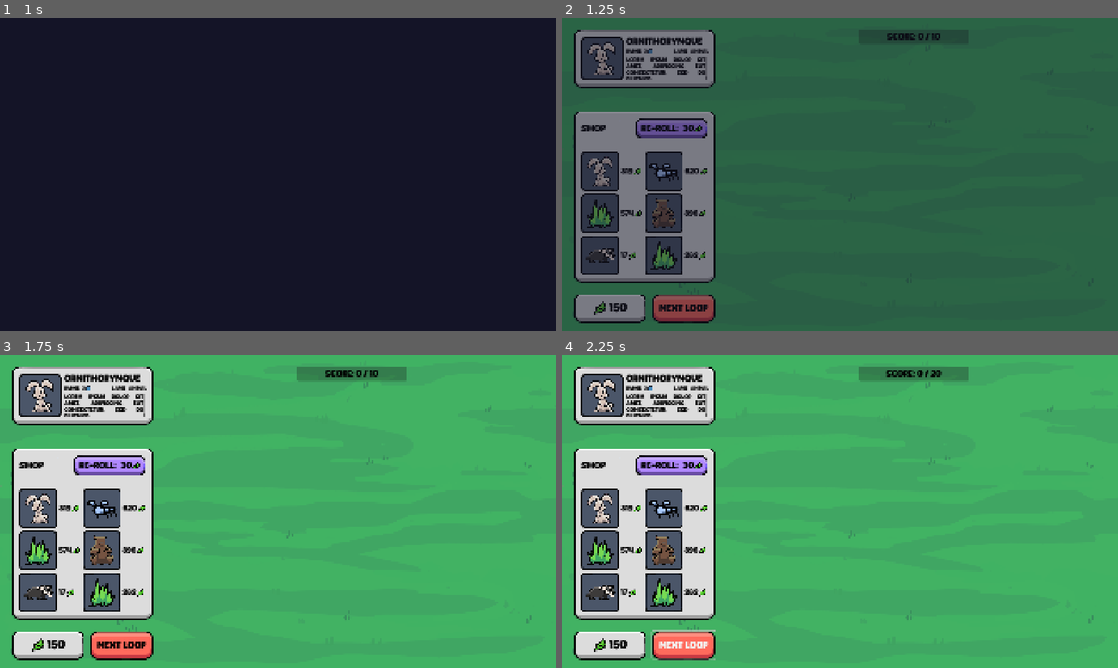
Above: before the commit, frames 1-4 (two rows, left to right).
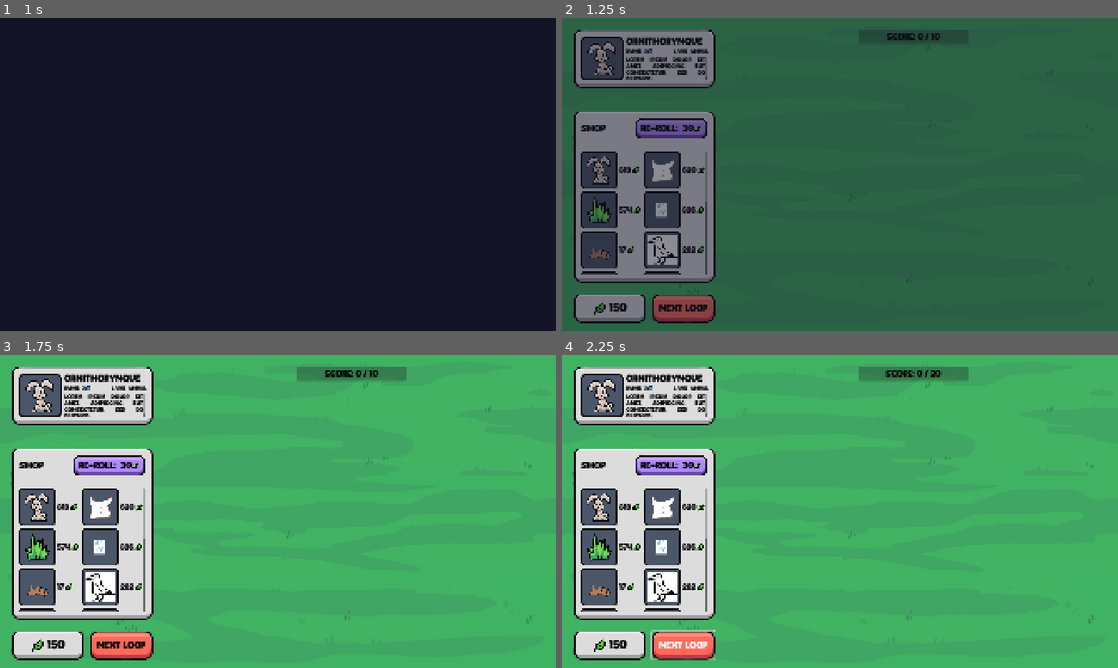
Above: after the commit, the same moments.

Repository: elliotfontaine/gmtk-2025-submission
Game: Godot game, scene res://scenes/main_menu.tscn
Two runs of this game, one before a commit and one after it. Both use one fixed random seed, a clock stepped at 60 frames per second and the inputs below. The engine's default icon, where the game draws it, is replaced by a stand-in: a white triangle on a blue panel in a dark square.
Inputs:
- Up to frame 1 (1 s): click "play." at 0.5 s
- Up to frame 2 (1.25 s): no input
- Up to frame 3 (1.75 s): click "Next Loop" at 1.25 s
- Up to frame 4 (2.25 s): click "Next Loop" at 2 s

Frame 1 is identical in both runs. In frame 2, 3.9% of the frame differs, in the area x 3-28%, y 4-97%; in frame 3, 4.4%; in frame 4, 4.4%, in the area x 3-69%, y 4-98%.

Commit message:
fix: outside creative mode, use the inspector to set the 6 shop items

Diff:
--- a/scenes/ui/shop_panel.gd
+++ b/scenes/ui/shop_panel.gd
@@ -13,11 +13,13 @@
 const ITEM_SCENE := preload("res://scenes/ui/shop_item.tscn")
 
 func _ready() -> void:
-	clear_items()
-	#if creative:
-		#populate_creative_shop()
-	for id in [Constants.SPECIES.BUNNY,Constants.SPECIES.ANT,Constants.SPECIES.GRASS,Constants.SPECIES.TIGER,Constants.SPECIES.BADGER,Constants.SPECIES.GRASS]:
-		create_new_shop_item(id)
+	if creative:
+		clear_items()
+		populate_creative_shop()
+	else:
+		pass
+		# TODO: iDK, I guess maybe it should me managed by the World Scene, since
+		# it's gonna fill it mutiple times.
 
 func _on_item_hovered(item) -> void:
 	# TODO: show "- Price" after currency count
